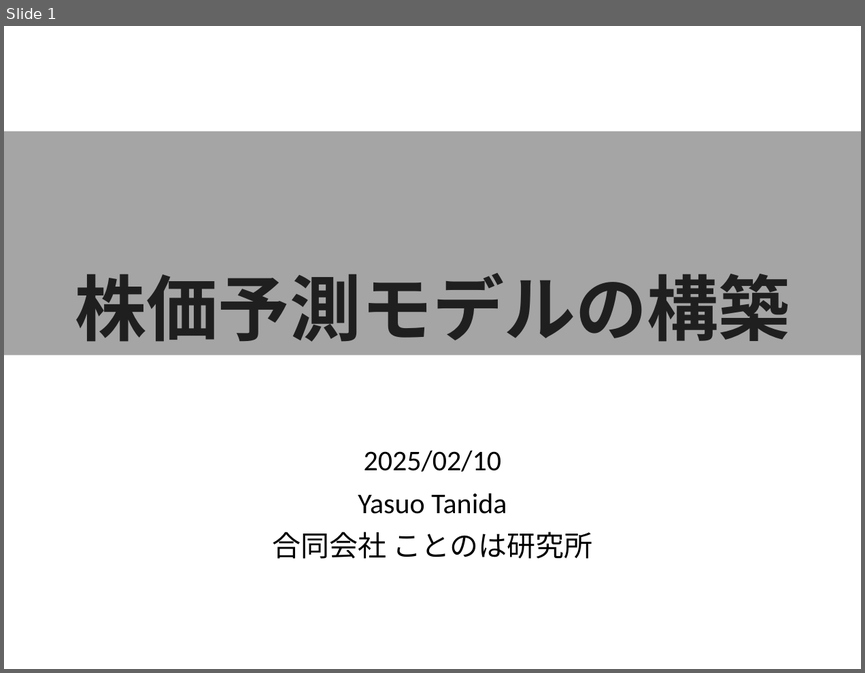
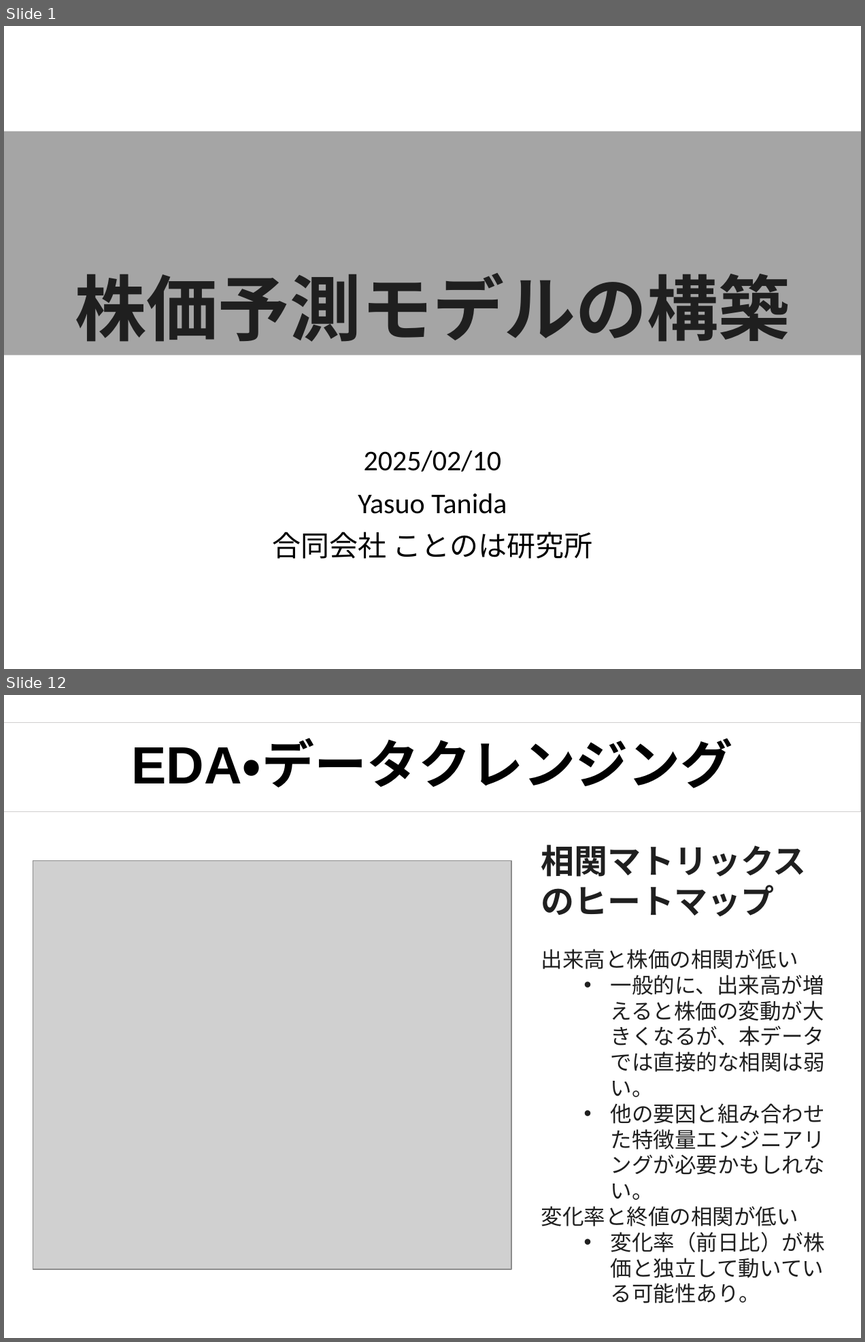
Before and after one commit to tanidayasuo/study-stock-price, a slide deck: 株価予測モデルの構築.pptx. Shown one above the other, each under a label of ours: slide 1 before the commit, slides 1 and 12 after it; the slides between them are not shown. The pictures are 865x673 and 865x1342 pixels, drawn with LibreOffice and Linux fonts; fonts in the diff are those of the drawing; grey boxes stand for pictures. Boxes give left, top, right and bottom in pixels: in the first picture for what was removed or moved away, otherwise in the second. Text is boxed around its words. In the diff, an @@ line names an element or a change of style, - is before the commit and + after.

```diff
--- a/株価予測モデルの構築.pptx
+++ b/株価予測モデルの構築.pptx
@@ slide 12 added at (4,695,861,1338), background #FFFFFF @@
@@ rectangle added at (4,722,861,811), outline #D0CECE 0.75 pt, 44 pt, text #000000, bold @@
+EDA・データクレンジング
@@ text added at (541,845,825,1303), 18 pt, text #1F1F1F @@
+相関マトリックスのヒートマップ
+出来高と株価の相関が低い
+  • 一般的に、出来高が増えると株価の変動が大きくなるが、本データでは直接的な相関は弱い。
+  • 他の要因と組み合わせた特徴量エンジニアリングが必要かもしれない。
+変化率と終値の相関が低い
+  • 変化率（前日比）が株価と独立して動いている可能性あり。
@@ picture added at (33,860,511,1269) @@
```
Also in this commit, not shown: 30 other slides added.
